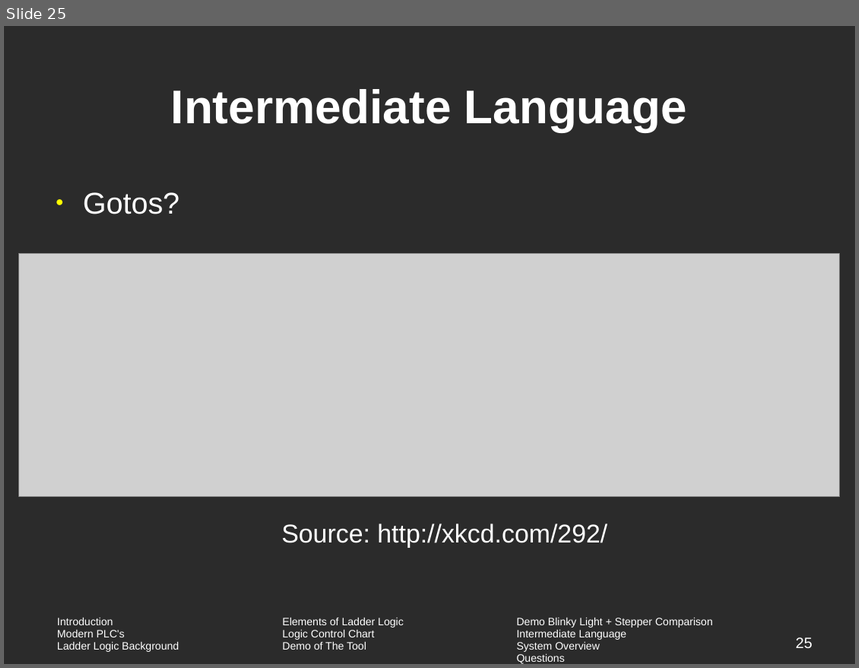
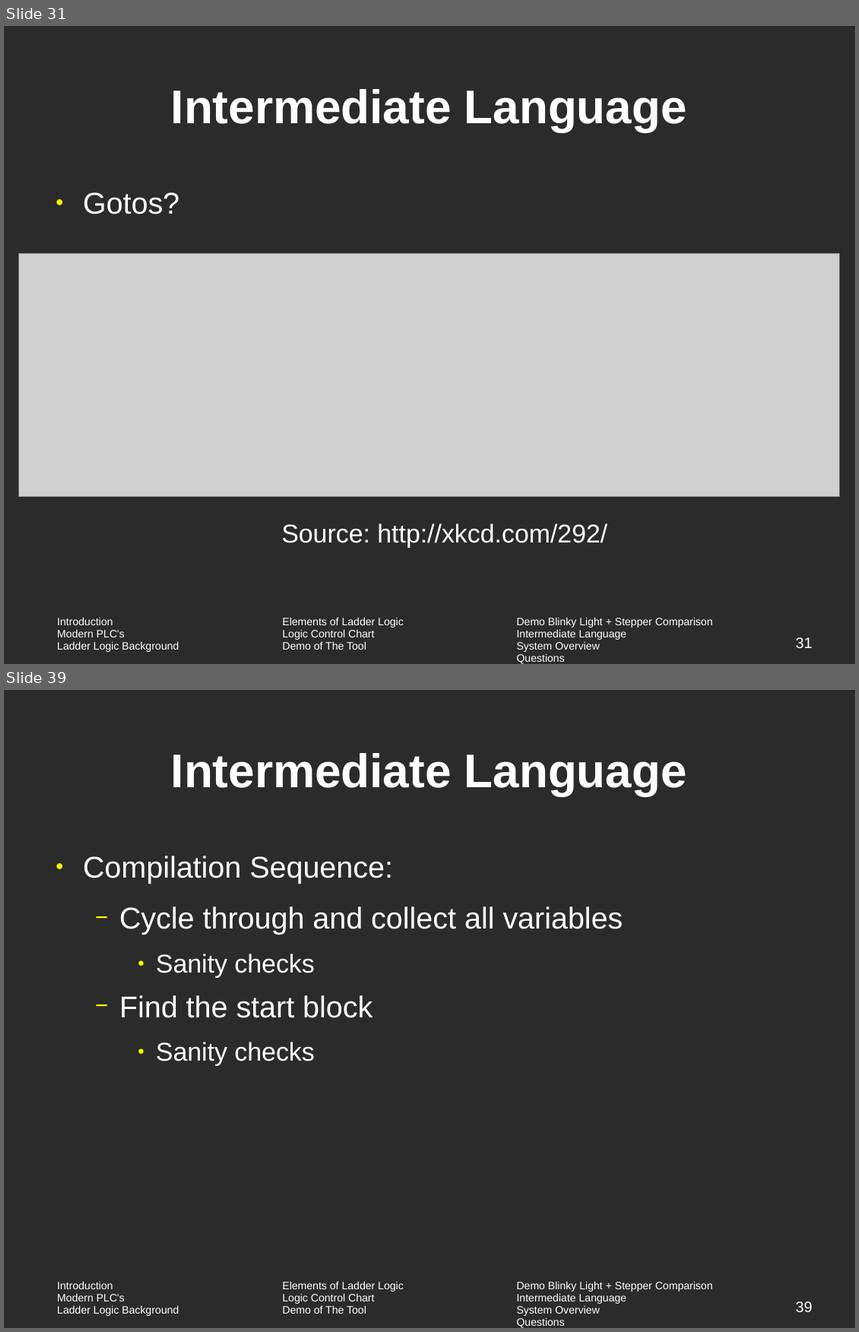
Before and after one commit to vortex-5/plcthesis, a slide deck: presentation/defense.odp. Shown one above the other, each under a label of ours: slide 25 before the commit, slides 31 and 39 after it; the slides between them are not shown. The pictures are 859x668 and 859x1332 pixels, drawn with LibreOffice and Linux fonts; fonts in the diff are those of the drawing; grey boxes stand for pictures; background and template pictures are left out; a plain dark background stands for a picture behind light text. Boxes give left, top, right and bottom in pixels: in the first picture for what was removed or moved away, otherwise in the second. Text is boxed around its words. In the diff, an @@ line names an element or a change of style, - is before the commit and + after.

```diff
--- a/presentation/defense.odp
+++ b/presentation/defense.odp
@@ slide 39 added at [4,690,855,1328], background picture (left out); not listed: 1 template element that a slide beside it also shows @@
@@ title added at [171,753,687,796], 44 pt, text #FFFFFF, bold @@
+Intermediate Language
@@ text added at [83,856,623,1066], 28 pt, text #FFFFFF @@
+● Compilation Sequence:
+  − Cycle through and collect all variables
+    ● Sanity checks
+  − Find the start block
+    ● Sanity checks
@@ page number added at [796,1302,813,1312], 14 pt, text #FFFFFF @@
+39
@@ what was slide 25 is now slide 31 @@
@@ page number at [796,638,813,648]: text changed @@
-25
+31
```
Also in this commit, not shown: 1 slide changed, 13 other slides added, 2 other files.
